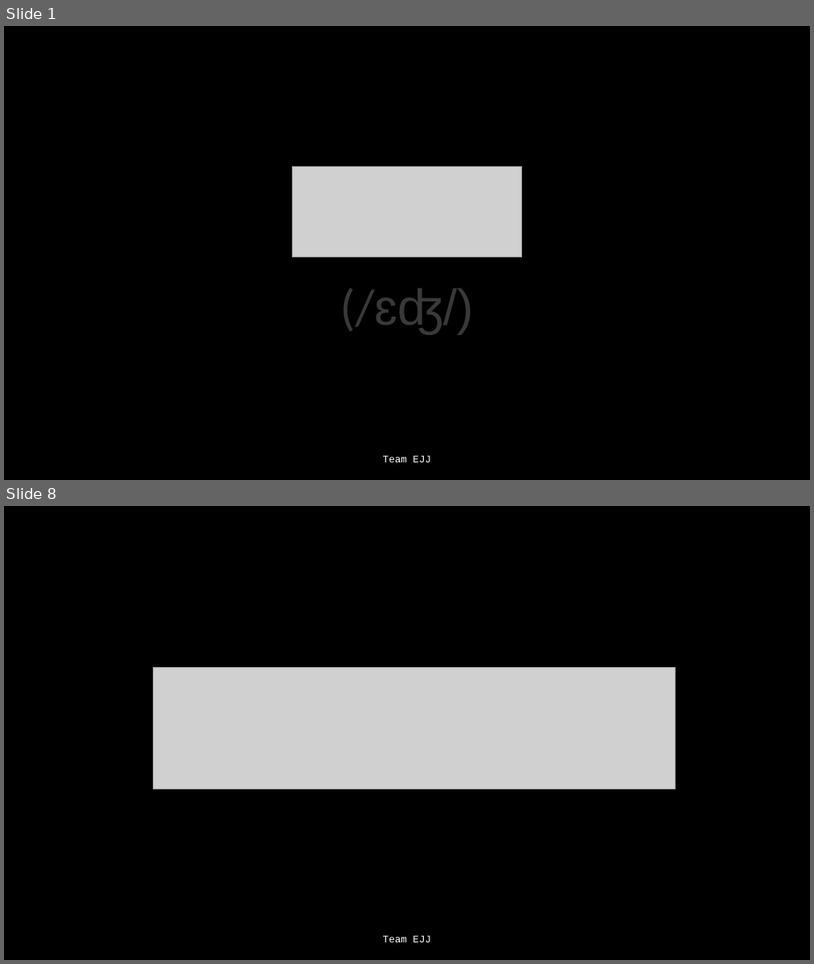
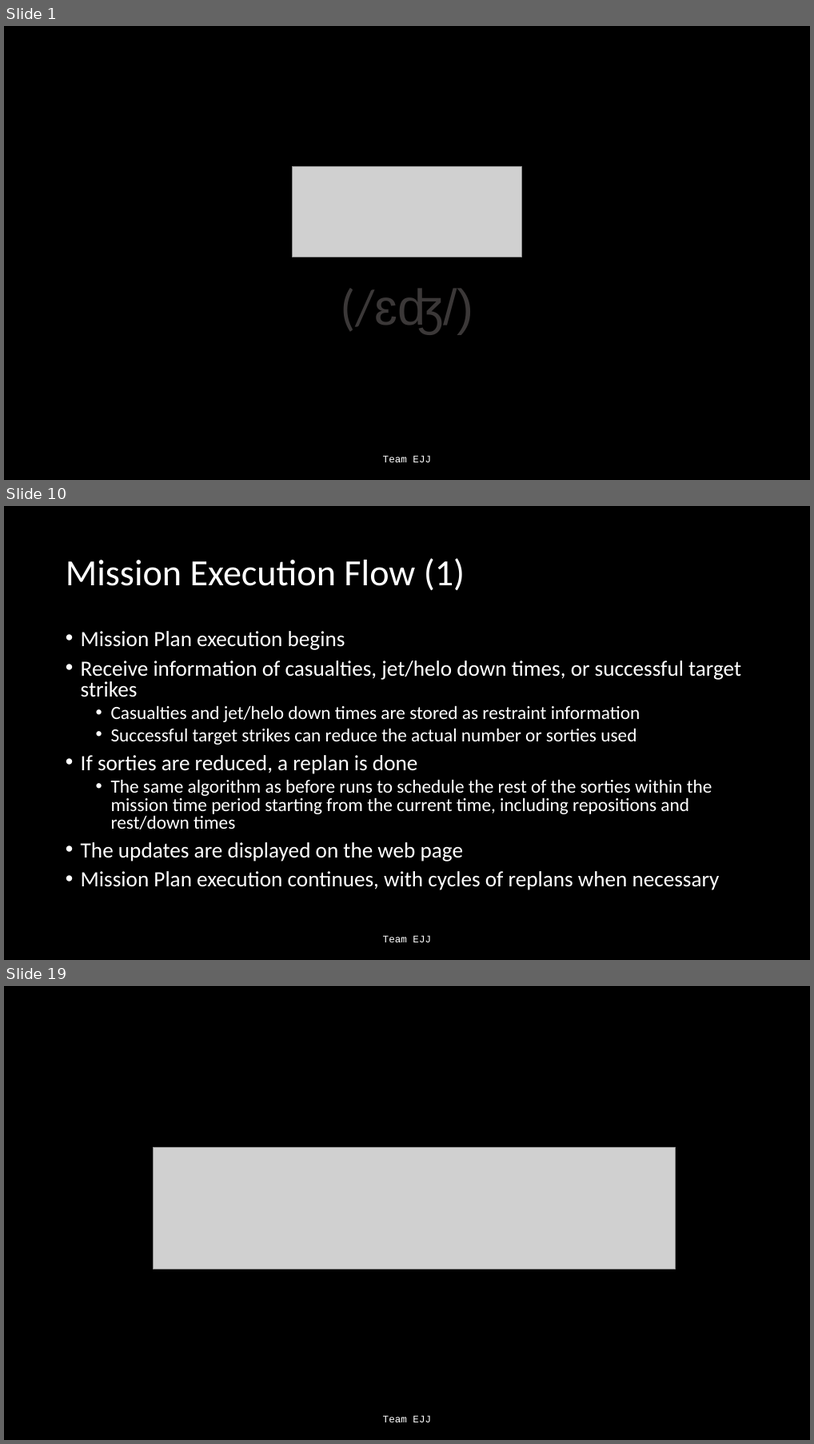
Before and after one commit to Jonathan805/RestrictedPlanning, a slide deck: TeamEJJ.pptx. Shown one above the other, each under a label of ours: slides 1 and 8 before the commit, slides 1, 10 and 19 after it; the slides between them are not shown. The pictures are 814x964 and 814x1444 pixels, drawn with LibreOffice and Linux fonts; fonts in the diff are those of the drawing; grey boxes stand for pictures. Boxes give left, top, right and bottom in pixels: in the first picture for what was removed or moved away, otherwise in the second. Text is boxed around its words. In the diff, an @@ line names an element or a change of style, - is before the commit and + after.

```diff
--- a/TeamEJJ.pptx
+++ b/TeamEJJ.pptx
@@ slide 10 added at bbox=[4, 506, 810, 960], background #000000 @@
@@ title added at bbox=[66, 558, 465, 591], 44 pt, text #FFFFFF @@
+Mission Execution Flow (1)
@@ text added at bbox=[81, 631, 742, 890], 22.2 pt, text #FFFFFF @@
+• Mission Plan execution begins
+• Receive information of casualties, jet/helo down times, or successful target strikes
+  • Casualties and jet/helo down times are stored as restraint information
+  • Successful target strikes can reduce the actual number or sorties used
+• If sorties are reduced, a replan is done
+  • The same algorithm as before runs to schedule the rest of the sorties within the mission time period starting from the current time, including repositions and rest/down times
+• The updates are displayed on the web page
+• Mission Plan execution continues, with cycles of replans when necessary
@@ text added at bbox=[383, 935, 431, 942], 12 pt, text #FFFFFF @@
+Team EJJ
@@ what was slide 8 is now slide 19 @@
```
Also in this commit, not shown: 7 slides changed, 10 other slides added.
